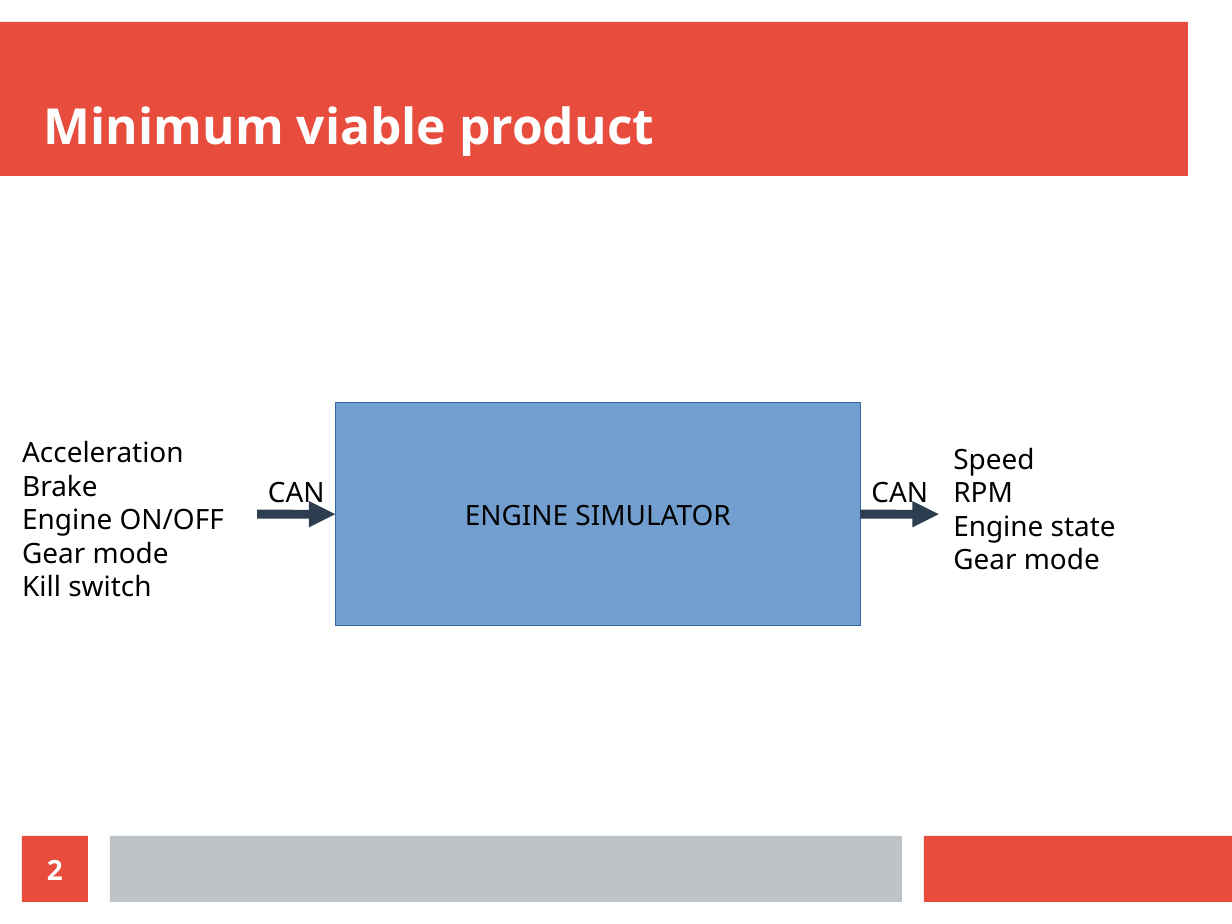
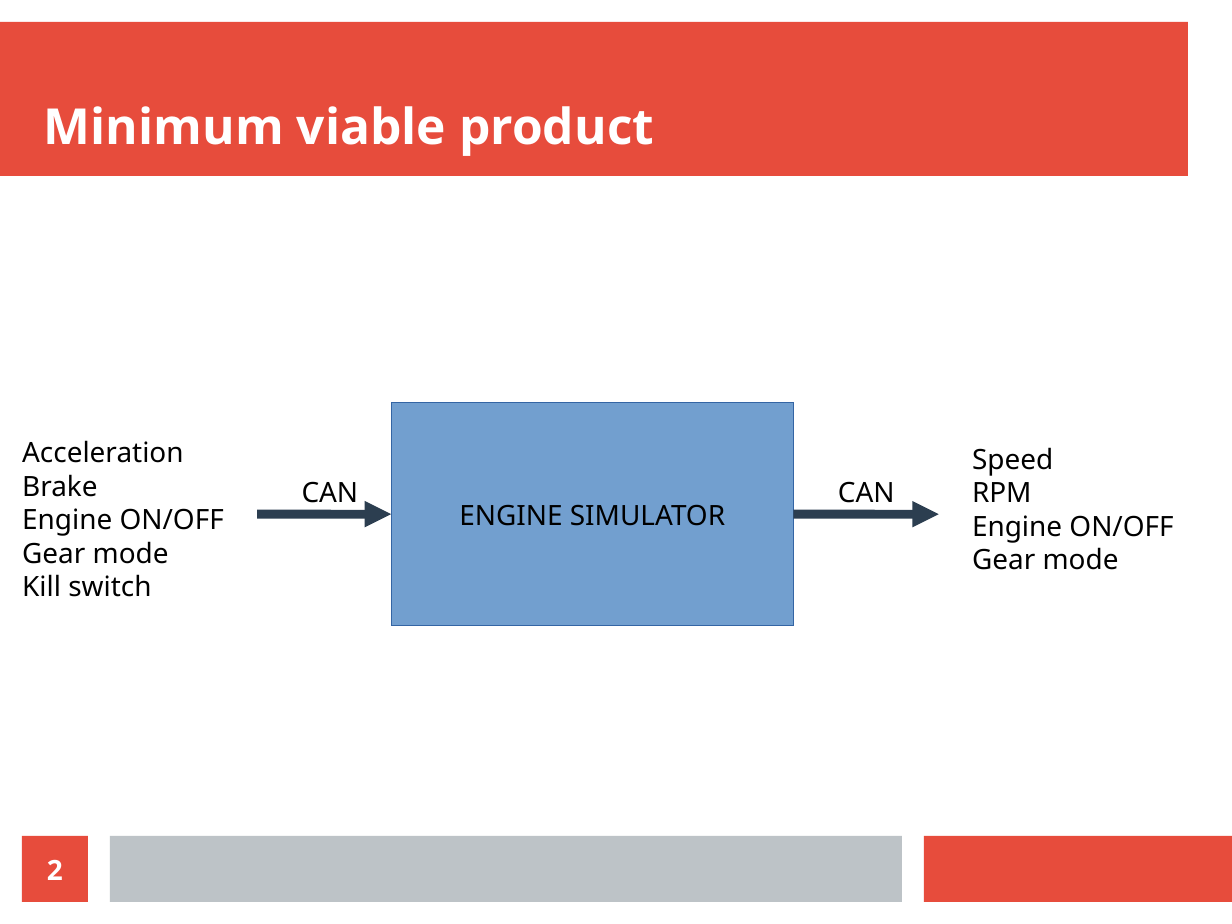
Before and after one commit to pepema/EGsim, a slide deck: slide 2 of Demo presentation.odp. Drawn at 1232x924 pixels with LibreOffice and Linux fonts; fonts in the diff are those of the drawing. Boxes give left, top, right and bottom in pixels: in the first picture for what was removed or moved away, otherwise in the second. Text is boxed around its words. In the diff, an @@ line names an element or a change of style, - is before the commit and + after.

```diff
--- a/Demo presentation.odp
+++ b/Demo presentation.odp
@@ rectangle "ENGINE SIMULATOR" resized from (x1=335, y1=402, x2=861, y2=626) to (x1=391, y1=402, x2=794, y2=626) @@
@@ text "Speed" moved from (x1=953, y1=447, x2=1116, y2=570) to (x1=972, y1=447, x2=1173, y2=570) @@
@@ text "CAN" moved from (x1=268, y1=481, x2=325, y2=510) to (x1=302, y1=481, x2=359, y2=510) @@
@@ text "CAN" moved from (x1=871, y1=481, x2=928, y2=510) to (x1=838, y1=481, x2=895, y2=510) @@
@@ arrow moved from (257, 514) - (335, 514) to (257, 514) - (391, 514) @@
@@ arrow moved from (861, 514) - (939, 514) to (794, 514) - (939, 514) @@
@@ text at (x1=972, y1=515, x2=1173, y2=543): text changed @@
-Engine state
+Engine ON/OFF
```
Also in this commit, not shown: 3 other slides changed, 2 slides added, 1 slide removed.
